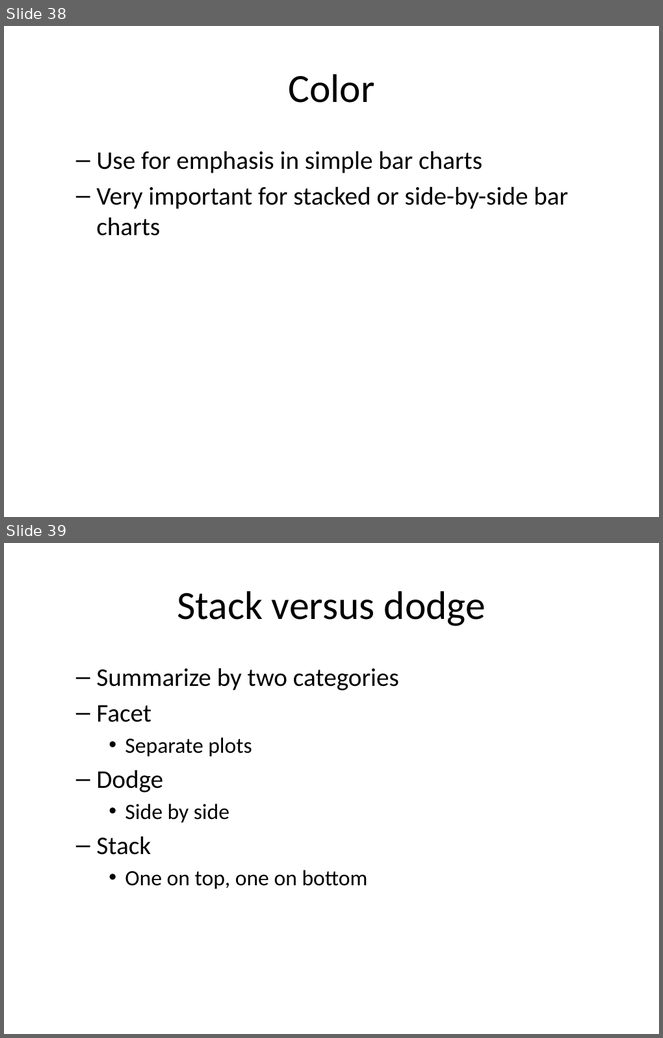
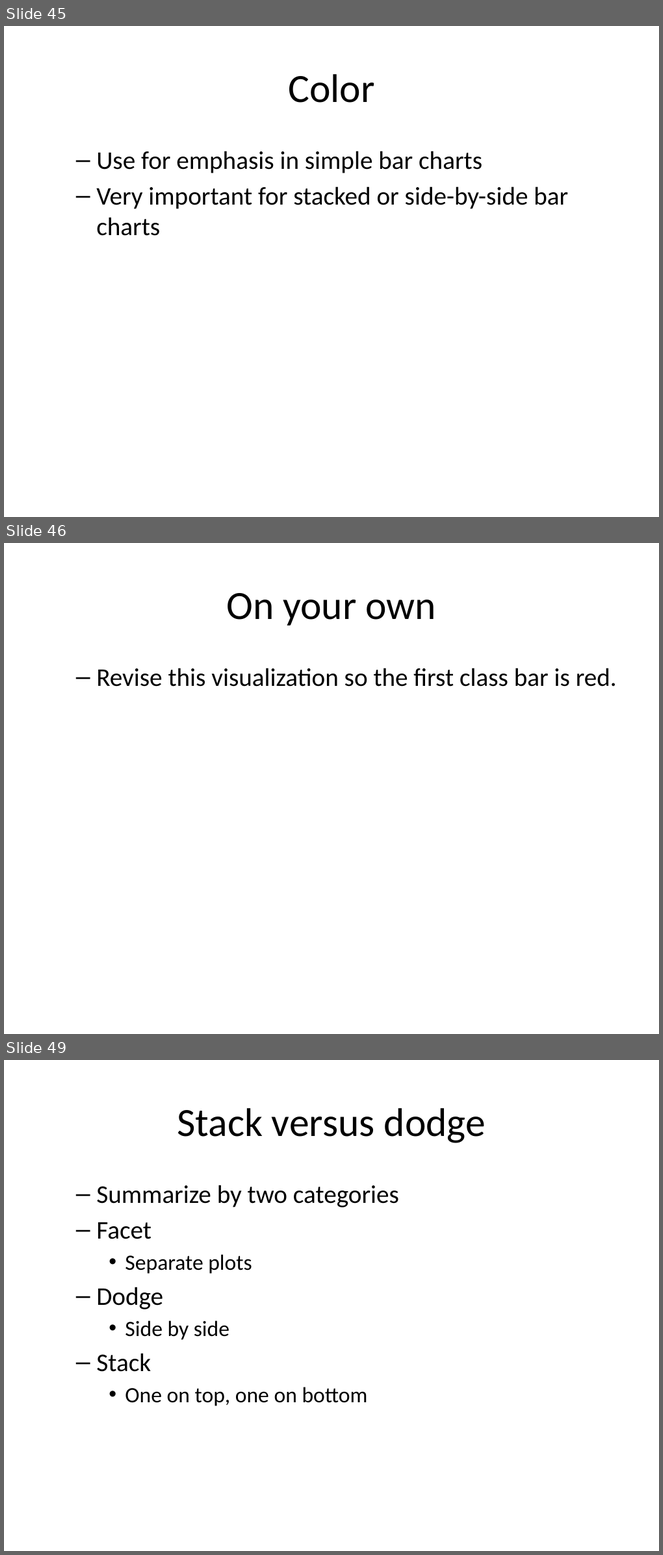
Before and after one commit to pmean/data-visualization, a slide deck: src/data-visualization-02-bars.pptx. Shown one above the other, each under a label of ours: slides 38 and 39 before the commit, slides 45, 46 and 49 after it; the slides between them are not shown. The pictures are 663x1038 and 663x1555 pixels, drawn with LibreOffice and Linux fonts; fonts in the diff are those of the drawing. Boxes give left, top, right and bottom in pixels: in the first picture for what was removed or moved away, otherwise in the second. Text is boxed around its words. In the diff, an @@ line names an element or a change of style, - is before the commit and + after.

Commit message:
Delivered first draft of workshop

```diff
--- a/src/data-visualization-02-bars.pptx
+++ b/src/data-visualization-02-bars.pptx
@@ slide 46 added at (4,543,659,1034), background #FFFFFF @@
@@ title added at (226,593,437,626), 44 pt, text #000000 @@
+On your own
@@ text added at (96,668,617,687), 28 pt, text #000000 @@
+  – Revise this visualization so the first class bar is red.
@@ what was slide 38 is now slide 45 @@
@@ what was slide 39 is now slide 49 @@
```
Also in this commit, not shown: 1 slide changed, 11 other slides added, 1 slide removed, 57 other files.
